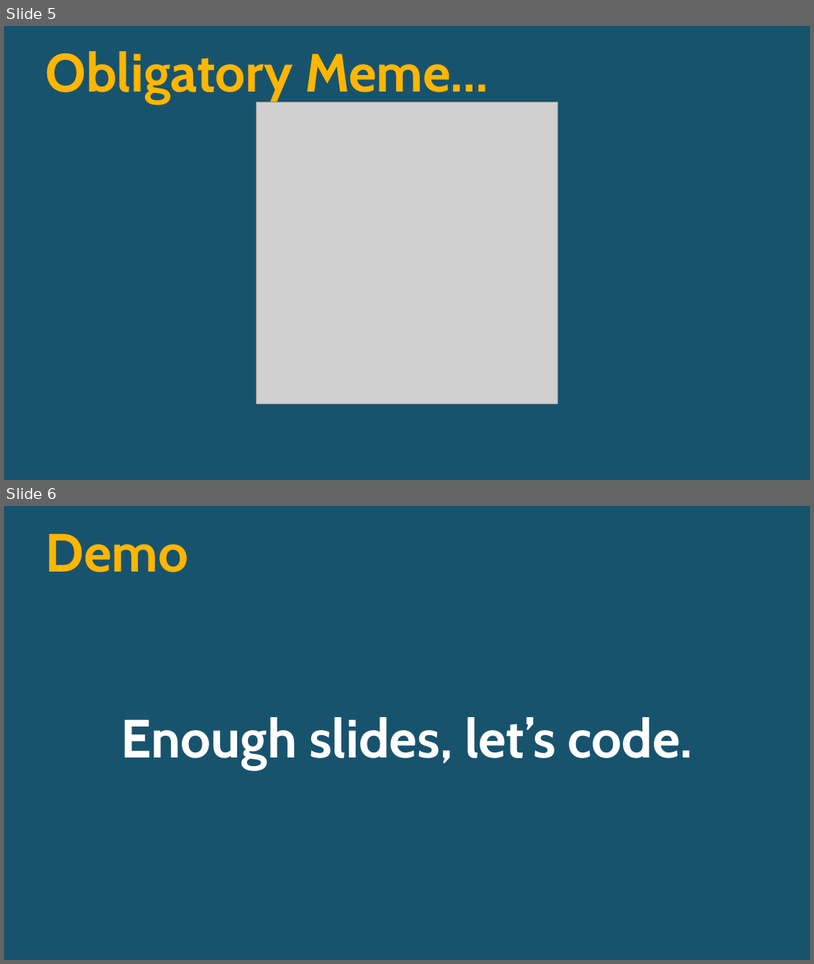
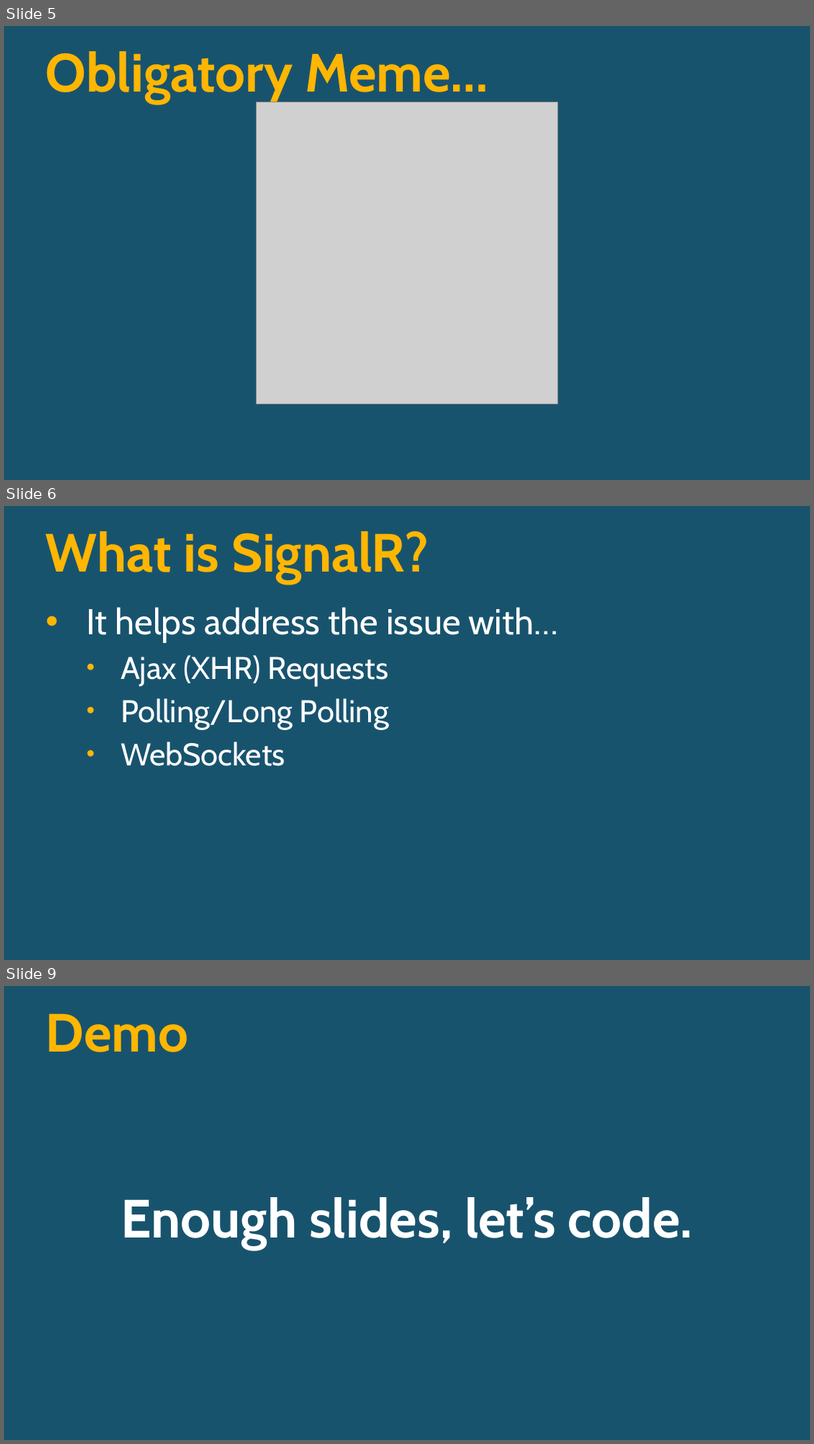
Before and after one commit to lozanotek/realtime-signalr, a slide deck: slides/SignalRAllTheThings.pptx. Shown one above the other, each under a label of ours: slides 5 and 6 before the commit, slides 5, 6 and 9 after it; the slides between them are not shown. The pictures are 814x964 and 814x1444 pixels, drawn with LibreOffice and Linux fonts; fonts in the diff are those of the drawing; grey boxes stand for pictures; background and template pictures are left out. Boxes give left, top, right and bottom in pixels: in the first picture for what was removed or moved away, otherwise in the second. Text is boxed around its words. In the diff, an @@ line names an element or a change of style, - is before the commit and + after.

Commit message:
Updated the slides with the 'what is' information

```diff
--- a/slides/SignalRAllTheThings.pptx
+++ b/slides/SignalRAllTheThings.pptx
@@ slide 6 added at (4, 506, 810, 960), background picture (left out) @@
@@ title added at (46, 531, 429, 583), 48 pt, text #FFB601, bold @@
+What is SignalR?
@@ text added at (86, 607, 558, 766), 28 pt, text #FFFFFF @@
+• It helps address the issue with…
+  • Ajax (XHR) Requests
+  • Polling/Long Polling
+  • WebSockets
@@ what was slide 6 is now slide 9 @@
```
Also in this commit, not shown: 2 other slides added.
